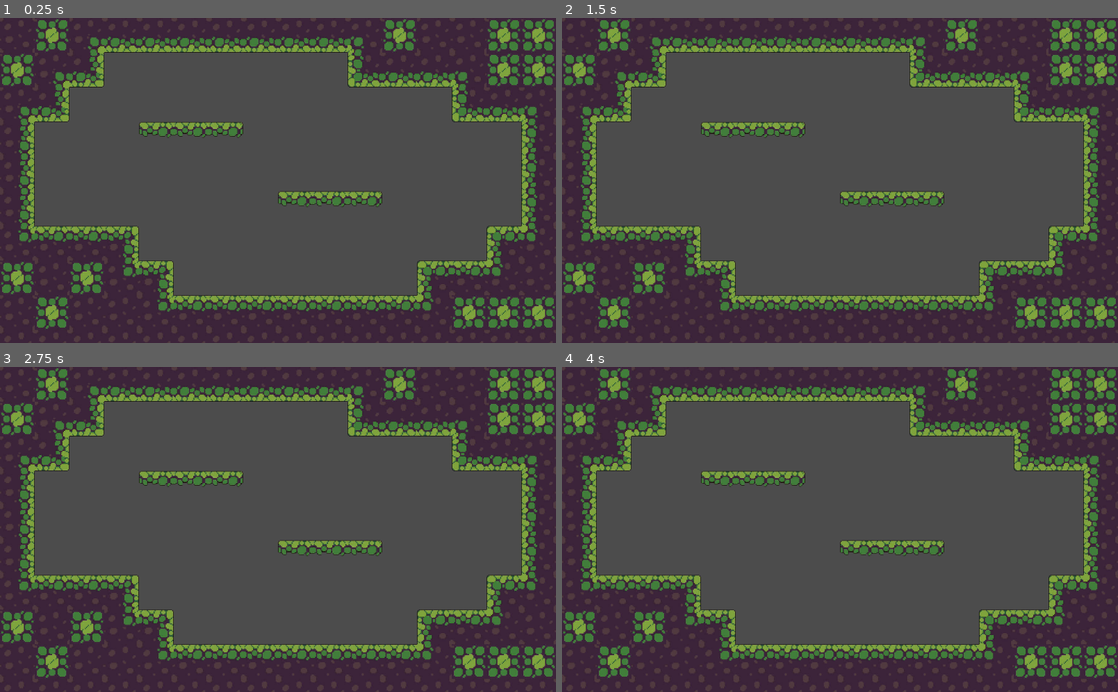
Above: before the commit, frames 1-4 (two rows, left to right).
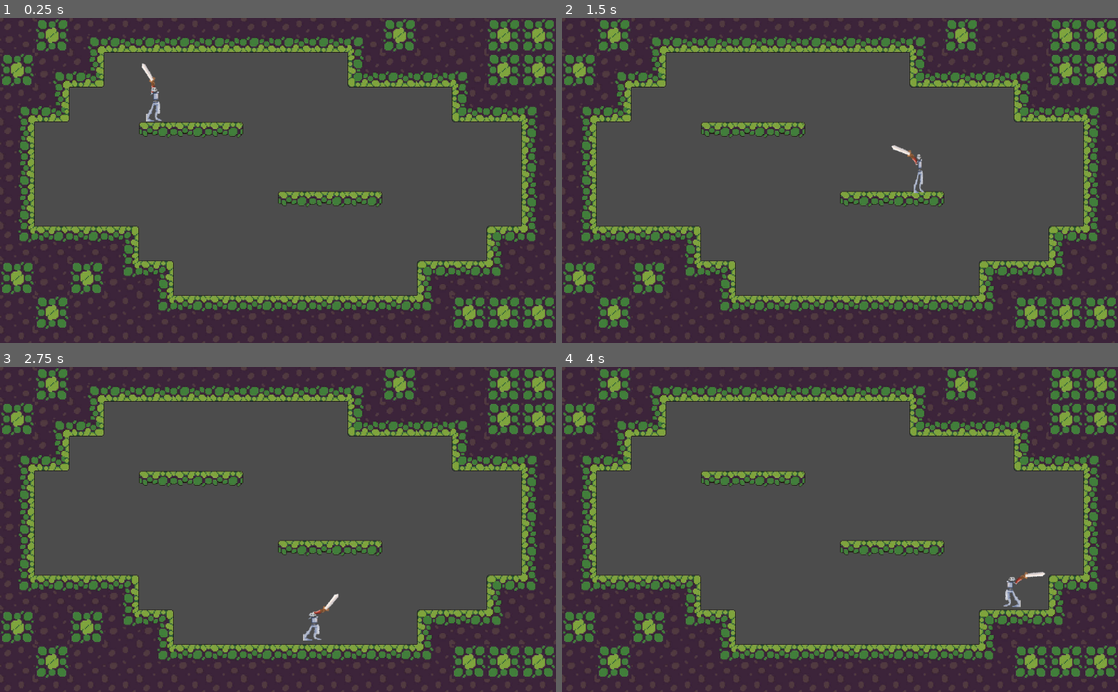
Above: after the commit, the same moments.

Repository: Sntx626/uol-gamejam-7
Game: Godot game, scene res://scenes/main_scene.tscn
The game is run twice, just before and just after one commit, with the same random seed, the same clock (stepped at 60 frames per second) and the same inputs.
Inputs (mouse positions are in pixels of both pictures, inside the frame that each line leads up to):
- Up to frame 1 (0.25 s): no input
- Up to frame 2 (1.5 s): tap Enter at 0.5 s; move the mouse to (962, 164) at 0.52 s; hold D (move_right) 0.53-1.28 s; tap W (jump) at 0.77 s; move the mouse to (728, 196) at 1.27 s; hold A (move_left) from 1.28 s (still down)
- Up to frame 3 (2.75 s): tap W (jump) at 1.52 s; move the mouse to (333, 458) at 2.02 s; release A (move_left) at 2.03 s; hold D (move_right) from 2.03 s (still down)
- Up to frame 4 (4 s): move the mouse to (812, 594) at 2.77 s; tap W (jump) at 3.02, 3.77 s; move the mouse to (1006, 578) at 3.52 s; release D (move_right) at 3.53 s; hold A (move_left) from 3.53 s (still down)

The runs differ from the first frame. In frame 1, 0.2% of the frame differs, in the area x 25-30%, y 13-32%; in frame 2, 0.2%; in frame 3, 0.2%; in frame 4, 0.2%, in the area x 79-87%, y 63-74%.

Commit message:
added char to scene

Diff:
--- a/src/Player.tscn
+++ b/src/Player.tscn
@@ -46,7 +46,7 @@
 [node name="RayCastContainer" type="Position2D" parent="."]
 
 [node name="RayGround" type="RayCast2D" parent="RayCastContainer"]
-position = Vector2( 0, 34 )
+position = Vector2( 0, 41 )
 enabled = true
 cast_to = Vector2( 10, 0 )
 collision_mask = 4
--- a/src/scenes/levels/level.tscn
+++ b/src/scenes/levels/level.tscn
@@ -1,10 +1,15 @@
-[gd_scene load_steps=2 format=2]
+[gd_scene load_steps=3 format=2]
 
 [ext_resource path="res://assets/tiles/InnerWalls_tileset.tres" type="TileSet" id=1]
+[ext_resource path="res://Player.tscn" type="PackedScene" id=2]
 
 [node name="Node2D" type="Node2D"]
 
 [node name="TileMap" type="TileMap" parent="."]
 tile_set = ExtResource( 1 )
+collision_layer = 4
 format = 1
 tile_data = PoolIntArray( -1, 0, 65540, -65536, 0, 65538, -65535, 0, 65538, -65534, 0, 65538, -65533, 0, 65538, -65532, …(1925 unchanged characters)…
+
+[node name="KinematicBody2D" parent="." instance=ExtResource( 2 )]
+position = Vector2( 284, 138 )
